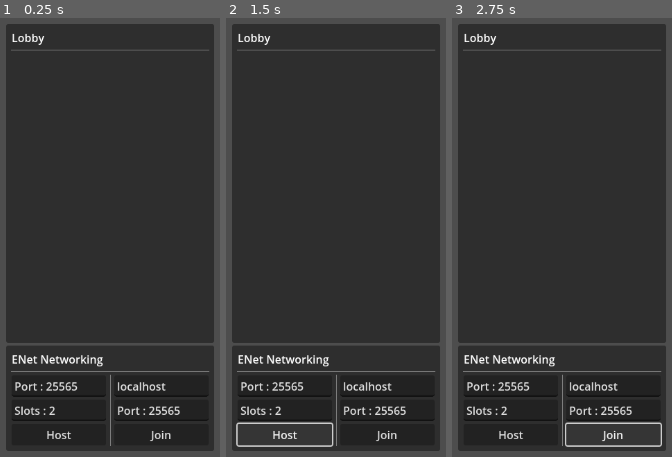
Above: before the commit, frames 1-3 (left to right).
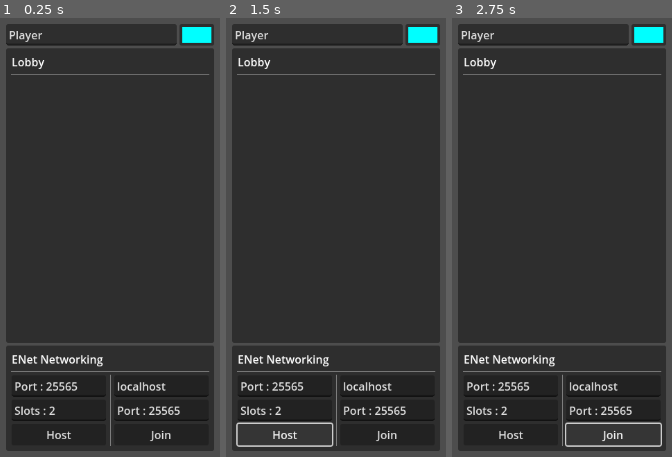
Above: after the commit, the same moments.

Repository: C12-H22-O11/sandbox_study
Game: Godot game, scene res://main.tscn
Two runs of this game, one before a commit and one after it. Both use one fixed random seed, a clock stepped at 60 frames per second and the inputs below.
Inputs:
- Up to frame 1 (0.25 s): no input
- Up to frame 2 (1.5 s): tap Enter at 0.5 s; click "Host" at 1.25 s
- Up to frame 3 (2.75 s): click "Join" at 2 s

The runs differ from the first frame. In frame 1, 1.8% of the frame differs, in the area x 2-98%, y 1-13%; in frame 2, 1.8%; in frame 3, 1.8%.
Error in both runs: Assertion failed: Could not host ENet lobby (res://autoloads/e_net_network.gd:17)

Commit message:
Added UserDataUI for user data interaction

Diff:
--- a/main.tscn
+++ b/main.tscn
@@ -1,6 +1,7 @@
-[gd_scene load_steps=5 format=3 uid="uid://dn0tmptesmr8c"]
+[gd_scene load_steps=6 format=3 uid="uid://dn0tmptesmr8c"]
 
 [ext_resource type="Script" path="res://scenes/UI/network_ui/network_ui.gd" id="1_315m2"]
+[ext_resource type="Script" path="res://scenes/UI/user_data_ui/user_data_ui.gd" id="1_fus6c"]
 [ext_resource type="Script" path="res://scenes/UI/lobby_ui/lobby_ui.gd" id="1_ss22t"]
 
 [sub_resource type="PlaceholderTexture2D" id="PlaceholderTexture2D_lq2cr"]
@@ -35,6 +36,21 @@
 layout_mode = 2
 size_flags_horizontal = 0
 alignment = 2
+
+[node name="UserDataUI" type="HBoxContainer" parent="Menu/MarginContainer/VBoxContainer" node_paths=PackedStringArray("user_name_line_edit", "user_color_picker_button")]
+layout_mode = 2
+script = ExtResource("1_fus6c")
+user_name_line_edit = NodePath("UserNameLineEdit")
+user_color_picker_button = NodePath("UserColorPickerButton")
+
+[node name="UserNameLineEdit" type="LineEdit" parent="Menu/MarginContainer/VBoxContainer/UserDataUI"]
+layout_mode = 2
+size_flags_horizontal = 3
+placeholder_text = "User name..."
+
+[node name="UserColorPickerButton" type="ColorPickerButton" parent="Menu/MarginContainer/VBoxContainer/UserDataUI"]
+custom_minimum_size = Vector2(50, 0)
+layout_mode = 2
 
 [node name="LobbyUI" type="PanelContainer" parent="Menu/MarginContainer/VBoxContainer"]
 custom_minimum_size = Vector2(300, 0)
--- /dev/null
+++ b/scenes/UI/user_data_ui/user_data_ui.gd
@@ -0,0 +1,19 @@
+extends HBoxContainer
+
+@export var user_name_line_edit: LineEdit
+@export var user_color_picker_button: ColorPickerButton
+
+
+func _ready() -> void:
+	user_name_line_edit.text = Globals.user_data.name
+	user_name_line_edit.text_submitted.connect(_on_user_name_submitted)
+
+	user_color_picker_button.color = Globals.user_data.color
+	user_color_picker_button.color_changed.connect(_on_user_color_changed)
+
+
+func _on_user_name_submitted(new_name: String) -> void:
+	Globals.user_data.name = new_name
+
+func _on_user_color_changed(new_color) -> void:
+	Globals.user_data.color = new_color
